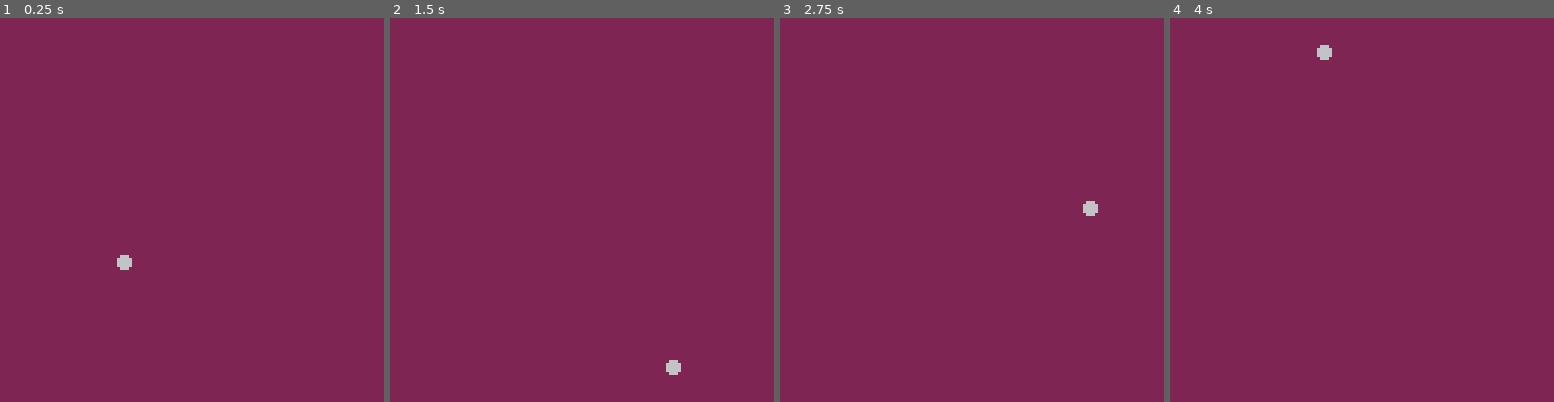
Above: before the commit, frames 1-4 (left to right).
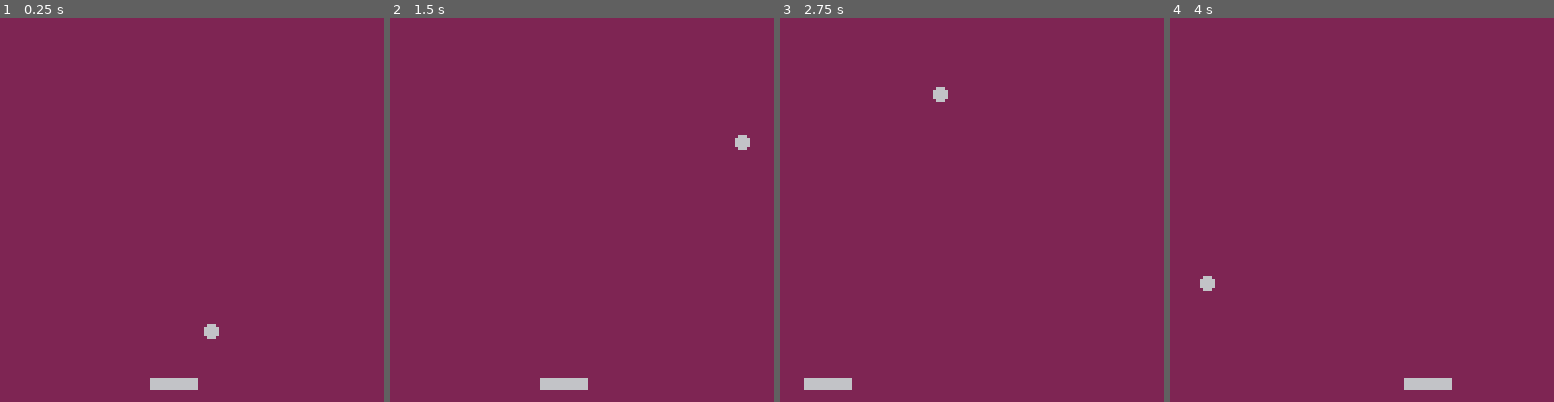
Above: after the commit, the same moments.

Repository: natessilva/breakout8
Game: PICO-8 cartridge breakout.p8
Same seed, same stepped clock (60 frames per second), same inputs: the game is played once before the commit and once after it.
Inputs:
- Up to frame 1 (0.25 s): no input
- Up to frame 2 (1.5 s): no input
- Up to frame 3 (2.75 s): hold Left 1.97-2.37 s
- Up to frame 4 (4 s): hold Right 2.87-3.53 s

The runs differ from the first frame. In frame 1, 0.6% of the frame differs, in the area x 30-58%, y 61-97%; in frame 2, 0.6%; in frame 3, 0.6%; in frame 4, 0.6%.

Commit message:
paddle collision

Diff:
--- a/breakout.p8
+++ b/breakout.p8
@@ -1,54 +1,106 @@
 pico-8 cartridge // http://www.pico-8.com
 version 41
 __lua__
+
 function _init()
-	ball={
-		x=30.5,
-		y=70.5,
-		dy=.7,
-		dx=.7,
-		r=2
+	spd = 1.2
+	ball = {
+		x = 57.5,
+		y = 117.5,
+		dy = -.7 * spd,
+		dx = .7 * spd,
+		r = 2
+	}
+	paddle = {
+		x = 50,
+		w = 15
 	}
 end
 
 function _update60()
+	update_paddle()
 	update_ball()
 end
 
 function _draw()
 	cls(2)
+	draw_paddle()
 	draw_ball()
 end
 -->8
 -- ball
 function update_ball()
-	ball.x+=ball.dx
-	ball.y+=ball.dy
-	turn=false
-	if ball.x+ball.r>=127 and ball.dx>0 then
-	 ball.dx*=-1
-	 turn=true
+	ball.x += ball.dx
+	ball.y += ball.dy
+	turn = false
+	-- right
+	if ball.x + ball.r >= 127 and ball.dx > 0 then
+		ball.dx *= -1
+		turn = true
 	end
-	if ball.x-ball.r<=0 and ball.dx<0 then
-	 ball.dx*=-1
-	 turn=true
+	-- left
+	if ball.x - ball.r <= 0 and ball.dx < 0 then
+		ball.dx *= -1
+		turn = true
 	end
-	if ball.y+ball.r>=127 and ball.dy>0 then
-	 ball.dy*=-1
-	 turn=true
+	-- bottom
+	-- this should lose a life!!
+	if ball.y + ball.r >= 127 and ball.dy > 0 then
+		--	 ball.dy*=-1
+		--	 turn=true
 	end
-	if ball.y-ball.r<=0 and ball.dy < 0 then
-	 ball.dy*=-1
-	 turn=true
+
+	--collide with paddle
+	if rect_collide(
+		ball.x-ball.r,
+		ball.y-ball.r,
+		ball.r*2,
+		ball.r*2,
+		paddle.x,
+		120,
+		paddle.w,
+		4
+	) then
+		ball.dy *= -1
+		turn = true
+	end
+	--top
+	if ball.y - ball.r <= 0 and ball.dy < 0 then
+		ball.dy *= -1
+		turn = true
 	end
 	if turn then
-		ball.x=flr(ball.x)+.5
-		ball.y=flr(ball.y)+.5
+		ball.x = flr(ball.x) + .5
+		ball.y = flr(ball.y) + .5
 	end
 end
 
 function draw_ball()
-	circfill(ball.x,ball.y,ball.r)
+	circfill(ball.x, ball.y, ball.r)
+end
+
+-->8
+--paddle
+function update_paddle()
+	if btn(⬅️) then
+		paddle.x -= 1.75
+	elseif btn(➡️) then
+		paddle.x += 1.75
+	end
+	paddle.x = mid(0, paddle.x, 127 - paddle.w)
+end
+
+function draw_paddle()
+	rectfill(paddle.x, 120, paddle.x + paddle.w, 123)
+end
+-->8
+--utilities
+function rect_collide(x1,y1,w1,h1,x2,y2,w2,h2)
+	print(y2)
+	return x1 < x2 + w2
+			and x2 < x1 + w1
+			and y1 < y2 + h2
+			and y2 < y1 + h1
 end
 
 __gfx__
